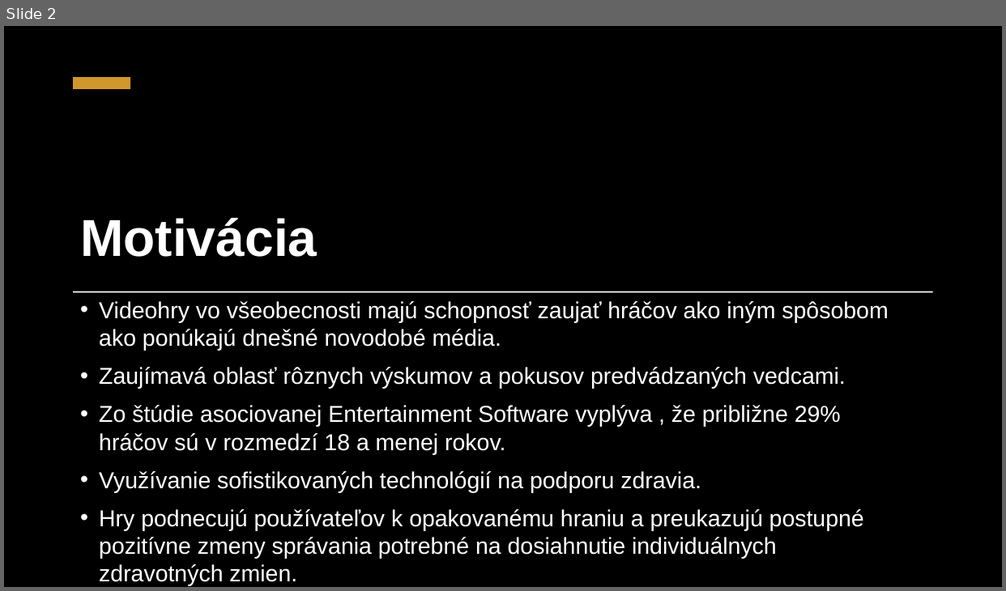
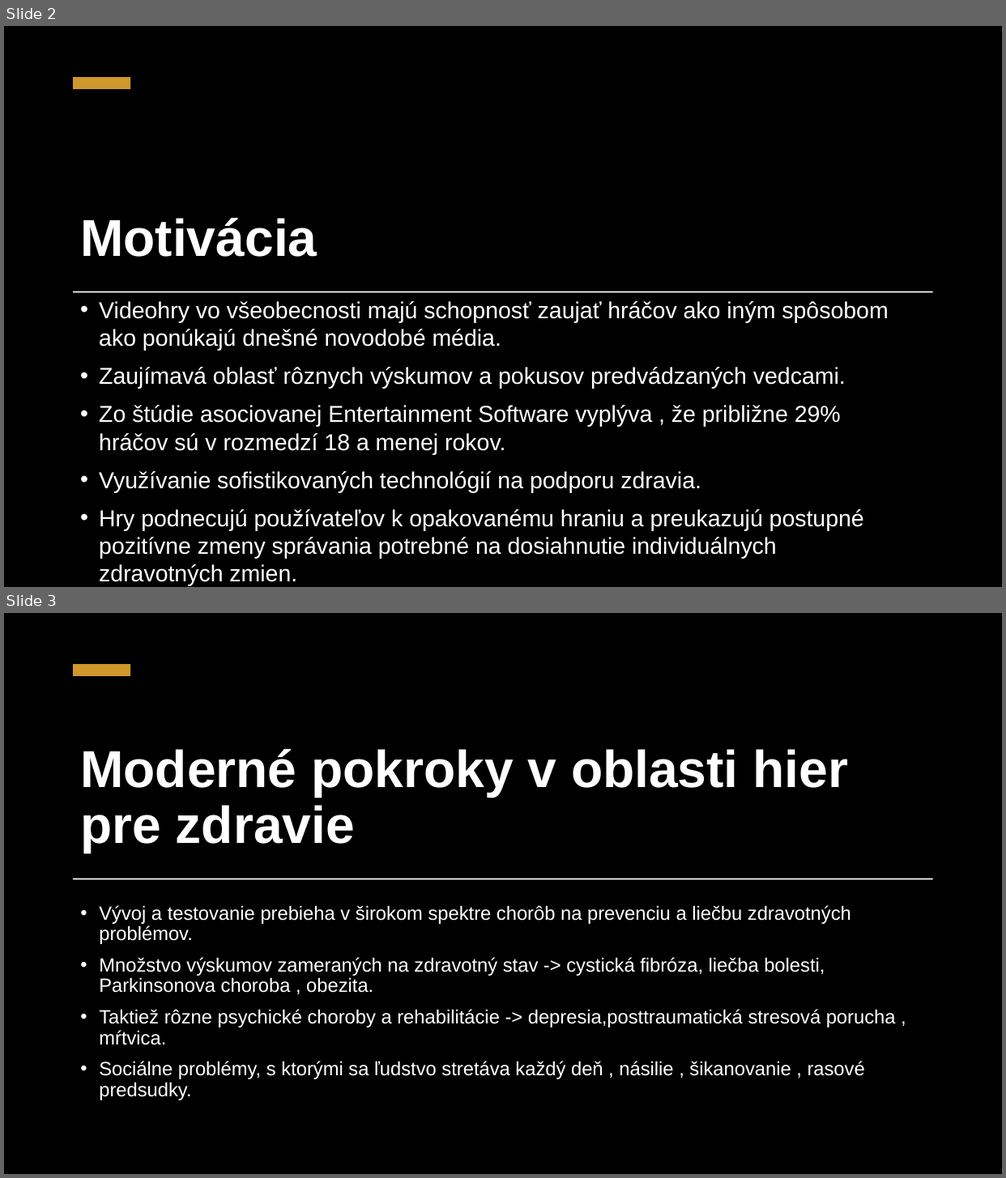
Before and after one commit to K1ko/MIP_Clanok, a slide deck: MIP_Článok_Prezentácia.pptx. Shown one above the other, each under a label of ours: slide 2 before the commit, slides 2 and 3 after it. The pictures are 1006x591 and 1006x1178 pixels, drawn with LibreOffice and Linux fonts; fonts in the diff are those of the drawing; background and template pictures are left out. Boxes give left, top, right and bottom in pixels: in the first picture for what was removed or moved away, otherwise in the second. Text is boxed around its words. In the diff, an @@ line names an element or a change of style, - is before the commit and + after.

```diff
--- a/MIP_Článok_Prezentácia.pptx
+++ b/MIP_Článok_Prezentácia.pptx
@@ slide 3 added at (4,613,1002,1174), background picture (left out); not listed: 2 template elements that a slide beside it also shows @@
@@ rectangle added at (4,613,1002,1174), fill #000000 @@
@@ rectangle added at (73,664,131,676), fill #CF972C @@
@@ title added at (80,749,849,853), 50 pt, text #FFFFFF, bold @@
+Moderné pokroky v oblasti hier pre zdravie
@@ rectangle added at (73,878,933,879), fill #FFFFFF @@
@@ text added at (99,905,896,1101), 18.5 pt, text #FFFFFF @@
+• Vývoj a testovanie prebieha v širokom spektre chorôb na prevenciu a liečbu zdravotných problémov.
+• Množstvo výskumov zameraných na zdravotný stav -> cystická fibróza, liečba bolesti, Parkinsonova choroba , obezita.
+• Taktiež rôzne psychické choroby a rehabilitácie -> depresia,posttraumatická stresová porucha , mŕtvica.
+• Sociálne problémy, s ktorými sa ľudstvo stretáva každý deň , násilie , šikanovanie , rasové predsudky.
```
Also in this commit, not shown: 1 slide changed, 5 other slides added, 6 slides removed, 1 other file.
